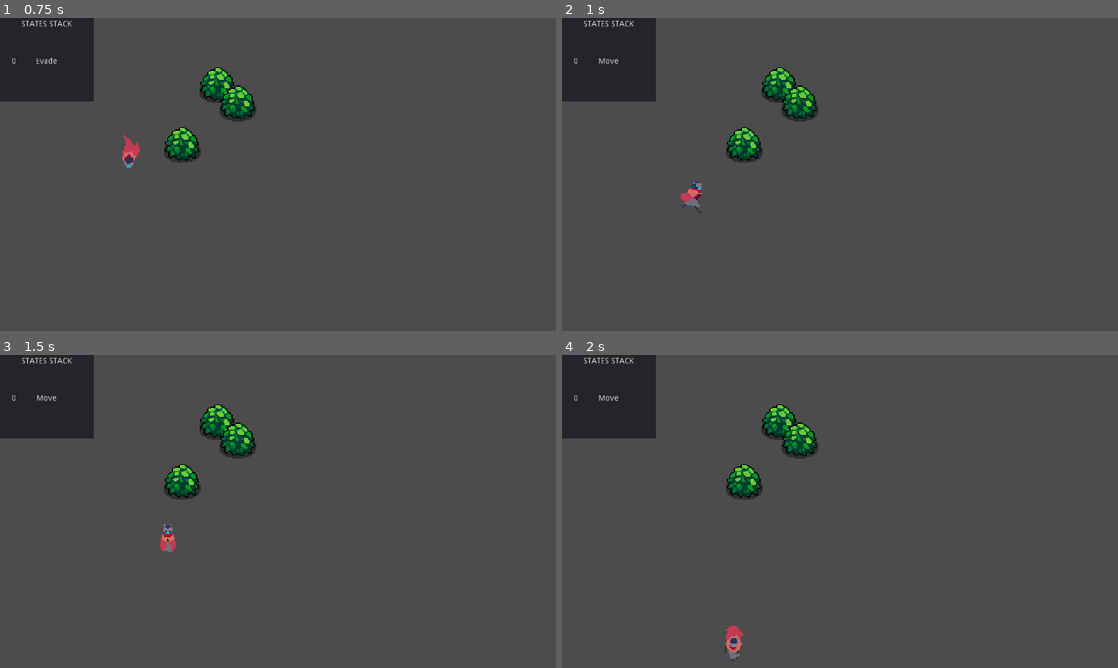
Above: before the commit, frames 1-4 (two rows, left to right).
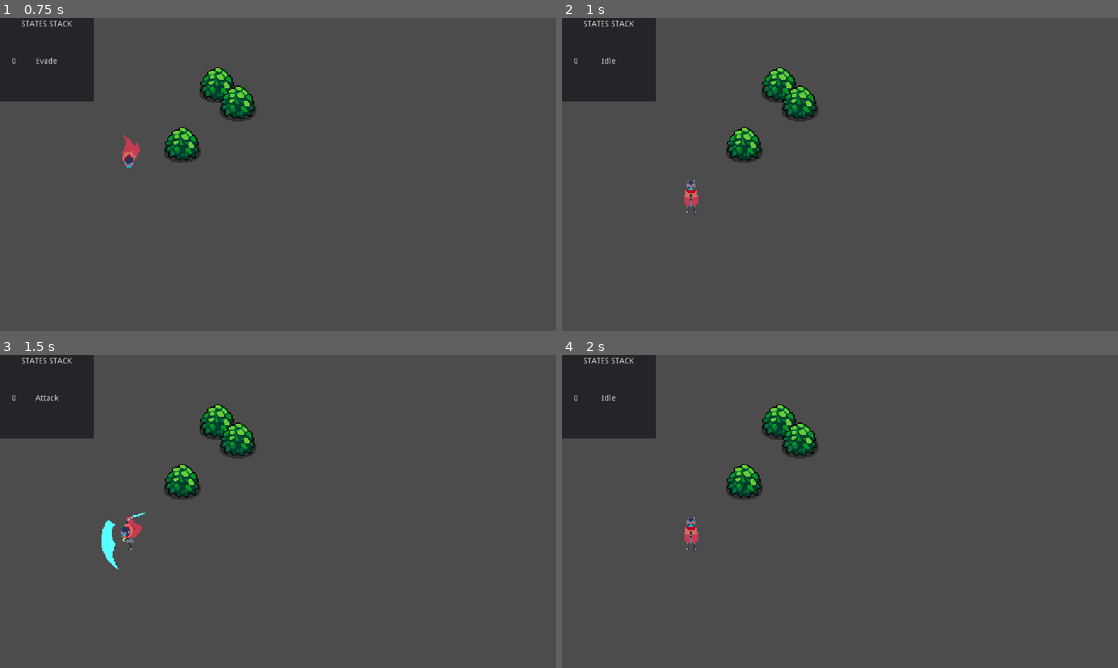
Above: after the commit, the same moments.

Repository: CaelRowley/RSP
Game: Godot game, scene res://world/levels/demo/Demo.tscn
Same seed, same stepped clock (60 frames per second), same inputs: the game is played once before the commit and once after it.
Inputs (mouse positions are in pixels of both pictures, inside the frame that each line leads up to):
- Up to frame 1 (0.75 s): tap Enter at 0.5 s; move the mouse to (400, 158) at 0.52 s; hold Right (ui_right) from 0.53 s (still down); hold Space (evade) from 0.53 s (still down)
- Up to frame 2 (1 s): keep holding Right (ui_right); keep holding Space (evade); click (962, 158) at 0.8 s
- Up to frame 3 (1.5 s): move the mouse to (166, 527) at 1.27 s; release Right (ui_right) at 1.28 s; release Space (evade) at 1.28 s; hold Down (ui_down) from 1.28 s (still down); click (166, 527) at 1.35 s
- Up to frame 4 (2 s): keep holding Down (ui_down); tap Space (evade) at 1.55 s

Frame 1 is identical in both runs. In frame 2, 0.3% of the frame differs, in the area x 6-26%, y 12-63%; in frame 3, 0.7%, in the area x 6-32%, y 12-69%; in frame 4, 0.5%.

Commit message:
feat: add attack animation and controls to play

Diff:
--- a/src/project.godot
+++ b/src/project.godot
@@ -58,6 +58,31 @@
 "events": [ Object(InputEventKey,"resource_local_to_scene":false,"resource_name":"","device":0,"alt":false,"shift":false,"control":false,"meta":false,"command":false,"pressed":false,"scancode":32,"unicode":0,"echo":false,"script":null)
  ]
 }
+attack={
+"deadzone": 0.5,
+"events": [ Object(InputEventMouseButton,"resource_local_to_scene":false,"resource_name":"","device":0,"alt":false,"shift":false,"control":false,"meta":false,"command":false,"button_mask":0,"position":Vector2( 0, 0 ),"global_position":Vector2( 0, 0 ),"factor":1.0,"button_index":1,"pressed":false,"doubleclick":false,"script":null)
+ ]
+}
+move_left={
+"deadzone": 0.5,
+"events": [ Object(InputEventKey,"resource_local_to_scene":false,"resource_name":"","device":0,"alt":false,"shift":false,"control":false,"meta":false,"command":false,"pressed":false,"scancode":65,"unicode":0,"echo":false,"script":null)
+ ]
+}
+move_right={
+"deadzone": 0.5,
+"events": [ Object(InputEventKey,"resource_local_to_scene":false,"resource_name":"","device":0,"alt":false,"shift":false,"control":false,"meta":false,"command":false,"pressed":false,"scancode":68,"unicode":0,"echo":false,"script":null)
+ ]
+}
+move_up={
+"deadzone": 0.5,
+"events": [ Object(InputEventKey,"resource_local_to_scene":false,"resource_name":"","device":0,"alt":false,"shift":false,"control":false,"meta":false,"command":false,"pressed":false,"scancode":87,"unicode":0,"echo":false,"script":null)
+ ]
+}
+move_down={
+"deadzone": 0.5,
+"events": [ Object(InputEventKey,"resource_local_to_scene":false,"resource_name":"","device":0,"alt":false,"shift":false,"control":false,"meta":false,"command":false,"pressed":false,"scancode":83,"unicode":0,"echo":false,"script":null)
+ ]
+}
 
 [rendering]
 
--- a/src/world/actors/players/player/Player.tscn
+++ b/src/world/actors/players/player/Player.tscn
@@ -10,42 +10,31 @@
 
 [sub_resource type="Animation" id=1]
 resource_name = "AttackDown"
-
-[sub_resource type="Animation" id=2]
-resource_name = "AttackLeft"
-
-[sub_resource type="Animation" id=3]
-resource_name = "AttackRight"
-
-[sub_resource type="Animation" id=4]
-resource_name = "AttackUp"
-
-[sub_resource type="Animation" id=5]
-resource_name = "DashDown"
 length = 0.4
-tracks/0/type = "value"
-tracks/0/path = NodePath("Sprite:frame")
-tracks/0/interp = 1
-tracks/0/loop_wrap = true
-tracks/0/imported = false
-tracks/0/enabled = true
-tracks/0/keys = {
-"times": PoolRealArray( 0, 0.1, 0.2, 0.3 ),
-"transitions": PoolRealArray( 1, 1, 1, 1 ),
-"update": 1,
-"values": [ 144, 145, 146, 147 ]
-}
-tracks/1/type = "value"
-tracks/1/path = NodePath("Sprite:offset")
-tracks/1/interp = 1
-tracks/1/loop_wrap = true
-tracks/1/imported = false
-tracks/1/enabled = true
-tracks/1/keys = {
-"times": PoolRealArray( 0 ),
-"transitions": PoolRealArray( 1 ),
-"update": 0,
-"values": [ Vector2( 0, 4 ) ]
+step = 0.05
+tracks/0/type = "value"
+tracks/0/path = NodePath("Sprite:frame")
+tracks/0/interp = 1
+tracks/0/loop_wrap = true
+tracks/0/imported = false
+tracks/0/enabled = true
+tracks/0/keys = {
+"times": PoolRealArray( 0, 0.05, 0.1, 0.15, 0.2, 0.25, 0.3, 0.35 ),
+"transitions": PoolRealArray( 1, 1, 1, 1, 1, 1, 1, 1 ),
+"update": 1,
+"values": [ 0, 1, 2, 3, 4, 5, 6, 7 ]
+}
+tracks/1/type = "value"
+tracks/1/path = NodePath("Sprite:offset")
+tracks/1/interp = 1
+tracks/1/loop_wrap = true
+tracks/1/imported = false
+tracks/1/enabled = true
+tracks/1/keys = {
+"times": PoolRealArray( 0 ),
+"transitions": PoolRealArray( 1 ),
+"update": 0,
+"values": [ Vector2( 0, 9 ) ]
 }
 tracks/2/type = "method"
 tracks/2/path = NodePath("StateMachine")
@@ -57,6 +46,165 @@
 "times": PoolRealArray( 0.4 ),
 "transitions": PoolRealArray( 1 ),
 "values": [ {
+"args": [ "Attack" ],
+"method": "_onAnimationFinished"
+} ]
+}
+
+[sub_resource type="Animation" id=2]
+resource_name = "AttackLeft"
+length = 0.4
+step = 0.05
+tracks/0/type = "value"
+tracks/0/path = NodePath("Sprite:frame")
+tracks/0/interp = 1
+tracks/0/loop_wrap = true
+tracks/0/imported = false
+tracks/0/enabled = true
+tracks/0/keys = {
+"times": PoolRealArray( 0, 0.05, 0.1, 0.15, 0.2, 0.25, 0.3, 0.35 ),
+"transitions": PoolRealArray( 1, 1, 1, 1, 1, 1, 1, 1 ),
+"update": 1,
+"values": [ 71, 70, 69, 68, 67, 66, 65, 64 ]
+}
+tracks/1/type = "method"
+tracks/1/path = NodePath("StateMachine")
+tracks/1/interp = 1
+tracks/1/loop_wrap = true
+tracks/1/imported = false
+tracks/1/enabled = true
+tracks/1/keys = {
+"times": PoolRealArray( 0.4 ),
+"transitions": PoolRealArray( 1 ),
+"values": [ {
+"args": [ "Attack" ],
+"method": "_onAnimationFinished"
+} ]
+}
+tracks/2/type = "value"
+tracks/2/path = NodePath("Sprite:offset")
+tracks/2/interp = 1
+tracks/2/loop_wrap = true
+tracks/2/imported = false
+tracks/2/enabled = true
+tracks/2/keys = {
+"times": PoolRealArray( 0 ),
+"transitions": PoolRealArray( 1 ),
+"update": 0,
+"values": [ Vector2( -6, 2 ) ]
+}
+
+[sub_resource type="Animation" id=3]
+resource_name = "AttackRight"
+length = 0.4
+step = 0.05
+tracks/0/type = "value"
+tracks/0/path = NodePath("Sprite:frame")
+tracks/0/interp = 1
+tracks/0/loop_wrap = true
+tracks/0/imported = false
+tracks/0/enabled = true
+tracks/0/keys = {
+"times": PoolRealArray( 0, 0.05, 0.1, 0.15, 0.2, 0.25, 0.3, 0.35 ),
+"transitions": PoolRealArray( 1, 1, 1, 1, 1, 1, 1, 1 ),
+"update": 1,
+"values": [ 72, 73, 74, 75, 76, 77, 78, 79 ]
+}
+tracks/1/type = "method"
+tracks/1/path = NodePath("StateMachine")
+tracks/1/interp = 1
+tracks/1/loop_wrap = true
+tracks/1/imported = false
+tracks/1/enabled = true
+tracks/1/keys = {
+"times": PoolRealArray( 0.4 ),
+"transitions": PoolRealArray( 1 ),
+"values": [ {
+"args": [ "Attack" ],
+"method": "_onAnimationFinished"
+} ]
+}
+tracks/2/type = "value"
+tracks/2/path = NodePath("Sprite:offset")
+tracks/2/interp = 1
+tracks/2/loop_wrap = true
+tracks/2/imported = false
+tracks/2/enabled = true
+tracks/2/keys = {
+"times": PoolRealArray( 0 ),
+"transitions": PoolRealArray( 1 ),
+"update": 0,
+"values": [ Vector2( 6, 2 ) ]
+}
+
+[sub_resource type="Animation" id=4]
+resource_name = "AttackUp"
+length = 0.4
+step = 0.05
+tracks/0/type = "value"
+tracks/0/path = NodePath("Sprite:frame")
+tracks/0/interp = 1
+tracks/0/loop_wrap = true
+tracks/0/imported = false
+tracks/0/enabled = true
+tracks/0/keys = {
+"times": PoolRealArray( 0, 0.05, 0.1, 0.15, 0.2, 0.25, 0.3, 0.35 ),
+"transitions": PoolRealArray( 1, 1, 1, 1, 1, 1, 1, 1 ),
+"update": 1,
+"values": [ 108, 109, 110, 111, 112, 113, 114, 115 ]
+}
+tracks/1/type = "method"
+tracks/1/path = NodePath("StateMachine")
+tracks/1/interp = 1
+tracks/1/loop_wrap = true
+tracks/1/imported = false
+tracks/1/enabled = true
+tracks/1/keys = {
+"times": PoolRealArray( 0.4 ),
+"transitions": PoolRealArray( 1 ),
+"values": [ {
+"args": [ "Attack" ],
+"method": "_onAnimationFinished"
+} ]
+}
+
+[sub_resource type="Animation" id=5]
+resource_name = "DashDown"
+length = 0.4
+tracks/0/type = "value"
+tracks/0/path = NodePath("Sprite:frame")
+tracks/0/interp = 1
+tracks/0/loop_wrap = true
+tracks/0/imported = false
+tracks/0/enabled = true
+tracks/0/keys = {
+"times": PoolRealArray( 0, 0.1, 0.2, 0.3 ),
+"transitions": PoolRealArray( 1, 1, 1, 1 ),
+"update": 1,
+"values": [ 144, 145, 146, 147 ]
+}
+tracks/1/type = "value"
+tracks/1/path = NodePath("Sprite:offset")
+tracks/1/interp = 1
+tracks/1/loop_wrap = true
+tracks/1/imported = false
+tracks/1/enabled = true
+tracks/1/keys = {
+"times": PoolRealArray( 0 ),
+"transitions": PoolRealArray( 1 ),
+"update": 0,
+"values": [ Vector2( 0, 4 ) ]
+}
+tracks/2/type = "method"
+tracks/2/path = NodePath("StateMachine")
+tracks/2/interp = 1
+tracks/2/loop_wrap = true
+tracks/2/imported = false
+tracks/2/enabled = true
+tracks/2/keys = {
+"times": PoolRealArray( 0.4 ),
+"transitions": PoolRealArray( 1 ),
+"values": [ {
 "args": [ "Dash" ],
 "method": "_onAnimationFinished"
 } ]
@@ -383,6 +531,31 @@
 "update": 0,
 "values": [ Vector2( 0, 2 ) ]
 }
+
+[sub_resource type="AnimationNodeAnimation" id=42]
+animation = "AttackLeft"
+
+[sub_resource type="AnimationNodeAnimation" id=43]
+animation = "AttackRight"
+
+[sub_resource type="AnimationNodeAnimation" id=44]
+animation = "AttackDown"
+
+[sub_resource type="AnimationNodeAnimation" id=45]
+animation = "AttackUp"
+
+[sub_resource type="AnimationNodeBlendSpace2D" id=41]
+blend_point_0/node = SubResource( 42 )
+blend_point_0/pos = Vector2( -1.1, 0 )
+blend_point_1/node = SubResource( 43 )
+blend_point_1/pos = Vector2( 1.1, 0 )
+blend_point_2/node = SubResource( 44 )
+blend_point_2/pos = Vector2( 0, 1 )
+blend_point_3/node = SubResource( 45 )
+blend_point_3/pos = Vector2( 0, -1 )
+min_space = Vector2( -1.1, -1 )
+max_space = Vector2( 1.1, 1 )
+blend_mode = 1
 
 [sub_resource type="AnimationNodeAnimation" id=17]
 animation = "DashLeft"
@@ -463,22 +636,24 @@
 
 [sub_resource type="AnimationNodeStateMachineTransition" id=33]
 
-[sub_resource type="AnimationNodeStateMachineTransition" id=34]
-
-[sub_resource type="AnimationNodeStateMachineTransition" id=35]
-
 [sub_resource type="AnimationNodeStateMachineTransition" id=36]
 
 [sub_resource type="AnimationNodeStateMachineTransition" id=37]
 
+[sub_resource type="AnimationNodeStateMachineTransition" id=46]
+
+[sub_resource type="AnimationNodeStateMachineTransition" id=47]
+
 [sub_resource type="AnimationNodeStateMachine" id=38]
+states/Attack/node = SubResource( 41 )
+states/Attack/position = Vector2( 579, 191 )
 states/Evade/node = SubResource( 21 )
-states/Evade/position = Vector2( 257, 223 )
+states/Evade/position = Vector2( 235, 191 )
 states/Idle/node = SubResource( 26 )
-states/Idle/position = Vector2( 162, 109 )
+states/Idle/position = Vector2( 411, 191 )
 states/Move/node = SubResource( 31 )
-states/Move/position = Vector2( 339, 109 )
-transitions = [ "Idle", "Move", SubResource( 32 ), "Move", "Idle", SubResource( 33 ), "Evade", "Move", SubResource( 34 ), "Move", "Evade", SubResource( 35 ), "Evade", "Idle", SubResource( 36 ), "Idle", "Evade", SubResource( 37 ) ]
+states/Move/position = Vector2( 411, 66 )
+transitions = [ "Idle", "Move", SubResource( 32 ), "Move", "Idle", SubResource( 33 ), "Evade", "Idle", SubResource( 36 ), "Idle", "Evade", SubResource( 37 ), "Idle", "Attack", SubResource( 46 ), "Attack", "Idle", SubResource( 47 ) ]
 start_node = "Idle"
 
 [sub_resource type="AnimationNodeStateMachinePlayback" id=39]
@@ -494,9 +669,10 @@
 [node name="Sprite" type="Sprite" parent="."]
 position = Vector2( 0, -15 )
 texture = ExtResource( 6 )
+offset = Vector2( -6, 2 )
 vframes = 6
 hframes = 36
-frame = 160
+frame = 64
 
 [node name="AnimationPlayer" type="AnimationPlayer" parent="."]
 autoplay = "IdleDown"
@@ -522,9 +698,10 @@
 anim_player = NodePath("../AnimationPlayer")
 active = true
 parameters/playback = SubResource( 39 )
-parameters/Evade/blend_position = Vector2( -0.623726, 0.0275 )
-parameters/Idle/blend_position = Vector2( -0.405005, 0.642936 )
-parameters/Move/blend_position = Vector2( -0.568119, 0 )
+parameters/Attack/blend_position = Vector2( -1.00619, -0.0352942 )
+parameters/Evade/blend_position = Vector2( 0.035533, -0.927451 )
+parameters/Idle/blend_position = Vector2( 0.0923858, 0.832433 )
+parameters/Move/blend_position = Vector2( -0.0294416, 0.398378 )
 
 [node name="StateMachine" type="Node" parent="."]
 script = ExtResource( 2 )
--- a/src/world/actors/players/player/states/attack.gd
+++ b/src/world/actors/players/player/states/attack.gd
@@ -1,7 +1,14 @@
 extends 'res://world/scripts/state.gd'
 
 func enter():
-	print('enter attack')
+	owner.get_node("AnimationTree").set("parameters/Attack/blend_position", owner.direction)
+	owner.get_node("AnimationTree").get("parameters/playback").travel("Attack")
 
 func exit():
-	print('exit attack')
+	owner.velocity = Vector2.ZERO
+
+# func _update(_delta):
+# 	owner.move_and_slide(owner.direction * EVADE_SPEED)
+
+func _onAnimationFinished(_animName):
+	emit_signal('stateFinished', 'move')
--- a/src/world/actors/players/player/states/idle.gd
+++ b/src/world/actors/players/player/states/idle.gd
@@ -6,7 +6,11 @@
 
 func _handleInput(event):
 	if Vector2(
-		event.get_action_strength('ui_right') - event.get_action_strength('ui_left'),
-		event.get_action_strength('ui_down') - event.get_action_strength('ui_up')
+		event.get_action_strength('move_right') - event.get_action_strength('move_left'),
+		event.get_action_strength('move_down') - event.get_action_strength('move_up')
 	):
 		emit_signal('stateFinished', 'move')
+	if event.is_action_pressed("evade"):
+		emit_signal('stateFinished', 'evade')
+	if event.is_action_pressed("attack"):
+		emit_signal('stateFinished', 'attack')
--- a/src/world/actors/players/player/states/move.gd
+++ b/src/world/actors/players/player/states/move.gd
@@ -7,11 +7,13 @@
 func _handleInput(event):
 	if event.is_action_pressed("evade"):
 		emit_signal('stateFinished', 'evade')
+	if event.is_action_pressed("attack"):
+		emit_signal('stateFinished', 'attack')
 
 func _update(delta):
 	var inputVector = Vector2(
-		Input.get_action_strength('ui_right') - Input.get_action_strength('ui_left'),
-		Input.get_action_strength('ui_down') - Input.get_action_strength('ui_up')
+		Input.get_action_strength('move_right') - Input.get_action_strength('move_left'),
+		Input.get_action_strength('move_down') - Input.get_action_strength('move_up')
 	).normalized()
 
 	if inputVector == Vector2.ZERO:
--- a/src/world/levels/demo/Demo.tscn
+++ b/src/world/levels/demo/Demo.tscn
@@ -13,8 +13,13 @@
 [node name="Player" parent="YSort" instance=ExtResource( 2 )]
 position = Vector2( 111.489, 84.2441 )
 
+[node name="Sprite" parent="YSort/Player" index="0"]
+offset = Vector2( 0, 0 )
+frame = 160
+
 [node name="AnimationTree" parent="YSort/Player" index="2"]
 parameters/playback = SubResource( 1 )
+parameters/Attack/blend_position = Vector2( 0, 0 )
 parameters/Evade/blend_position = Vector2( 0, 0 )
 parameters/Move/blend_position = Vector2( 0, 0 )
 
Not shown: 1 places in src/world/actors/players/player/Player.tscn that only renumber resources
